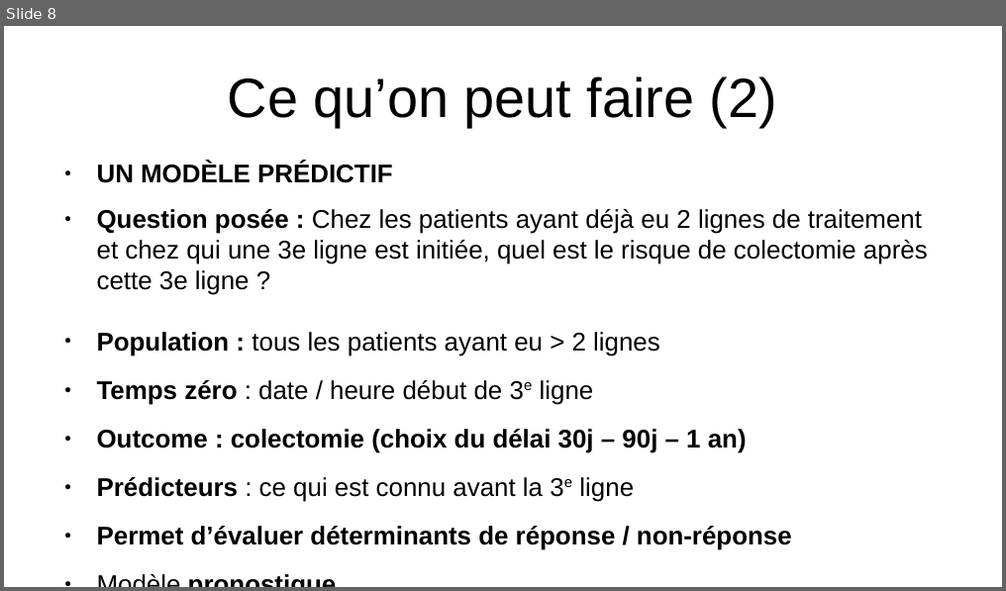
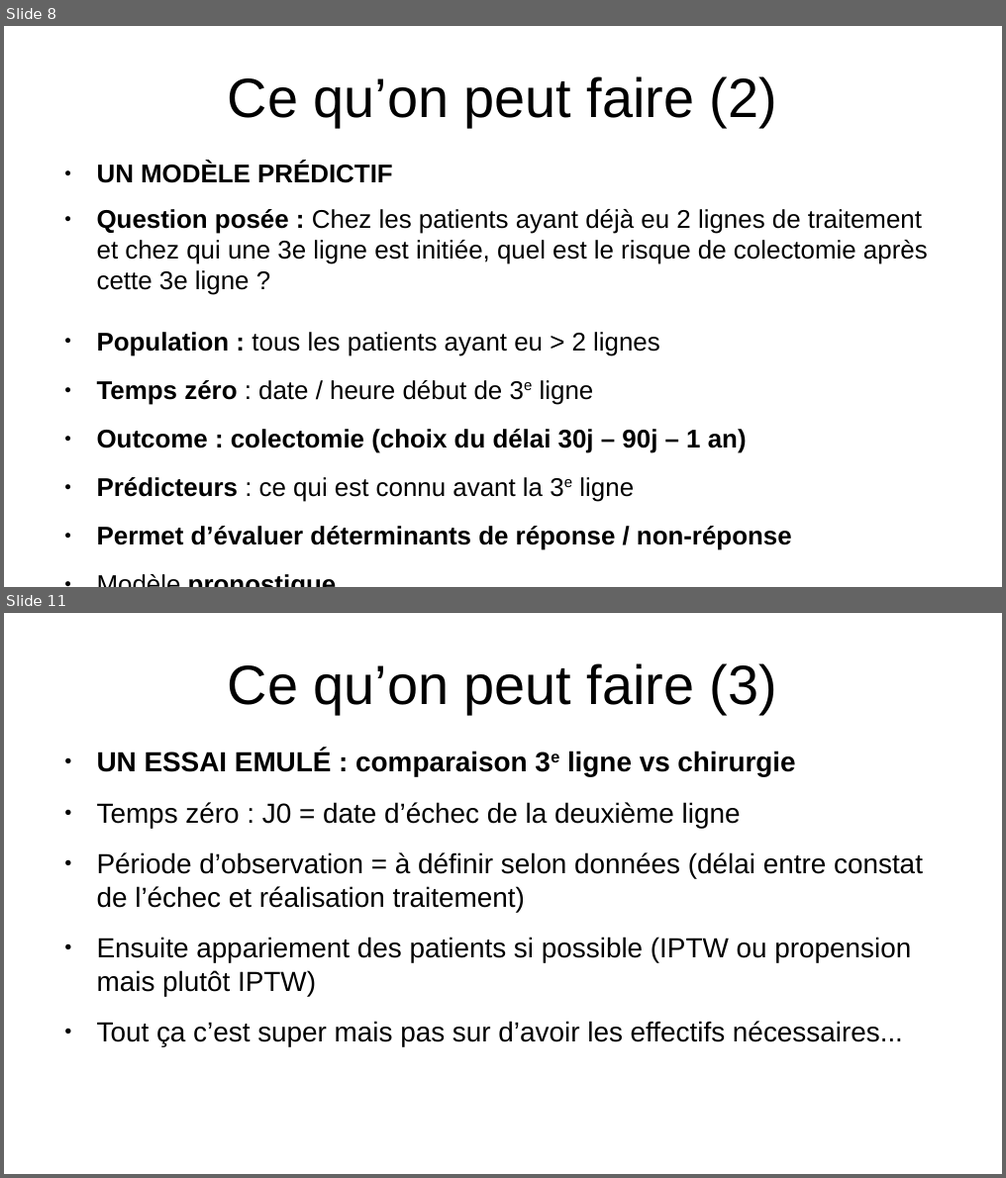
Before and after one commit to thomashusson29/CAG, a slide deck: Documents/diapo.odp. Shown one above the other, each under a label of ours: slide 8 before the commit, slides 8 and 11 after it; the slides between them are not shown. The pictures are 1006x591 and 1006x1178 pixels, drawn with LibreOffice and Linux fonts; fonts in the diff are those of the drawing. Boxes give left, top, right and bottom in pixels: in the first picture for what was removed or moved away, otherwise in the second. Text is boxed around its words. In the diff, an @@ line names an element or a change of style, - is before the commit and + after.

```diff
--- a/Documents/diapo.odp
+++ b/Documents/diapo.odp
@@ slide 11 added at bbox=[4, 613, 1002, 1174], background #FFFFFF @@
@@ title added at bbox=[228, 663, 777, 714], 44 pt, text #000000 @@
+Ce qu’on peut faire (3)
@@ text added at bbox=[97, 750, 923, 1047], 22 pt, text #000000 @@
+● UN ESSAI EMULÉ : comparaison 3e ligne vs chirurgie
+● Temps zéro : J0 = date d’échec de la deuxième ligne
+● Période d’observation = à définir selon données (délai entre constat de l’échec et réalisation traitement)
+● Ensuite appariement des patients si possible (IPTW ou propension mais plutôt IPTW)
+● Tout ça c’est super mais pas sur d’avoir les effectifs nécessaires...
```
Also in this commit, not shown: 2 slides changed, 5 other files.
